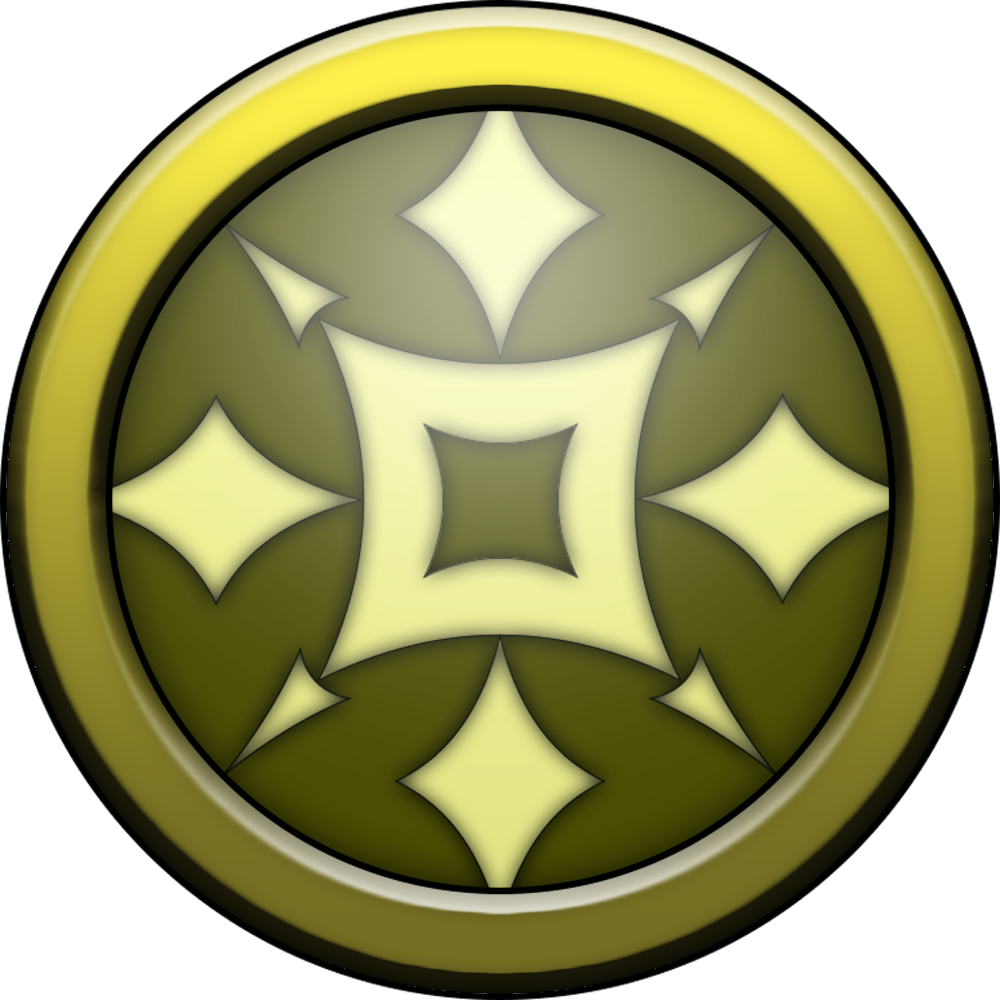
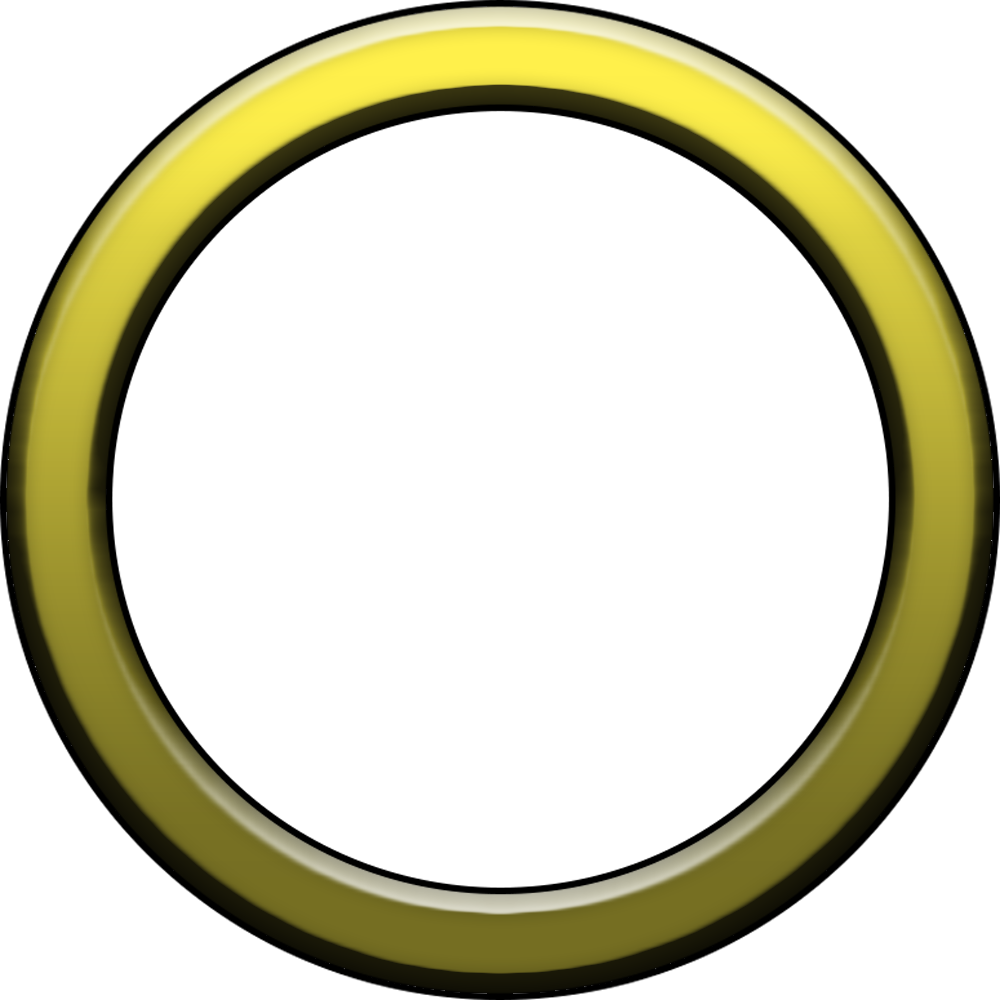
Revision of a layered w=1000, h=1000 image; what changed, layer by layer:
hid "グラデーション", painted on it over [106, 106, 894, 894]
hid "光属性", painted on it over [106, 106, 894, 894]
hid "光属性背景", painted on it over [106, 106, 894, 894]
